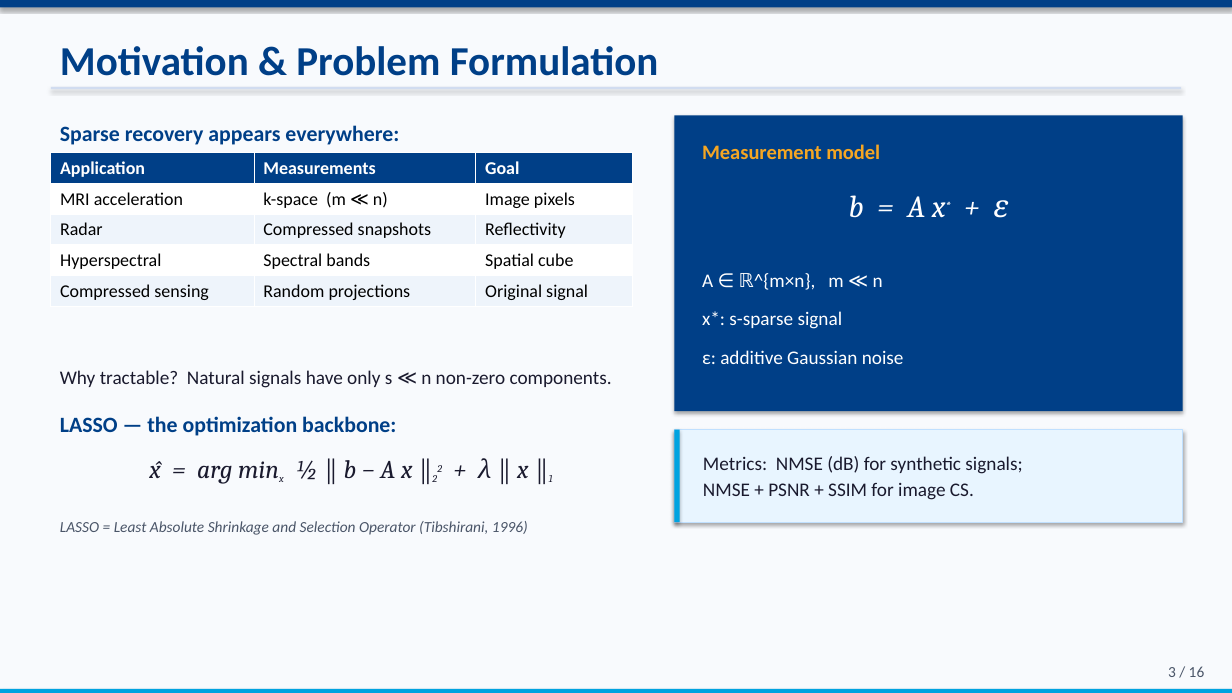
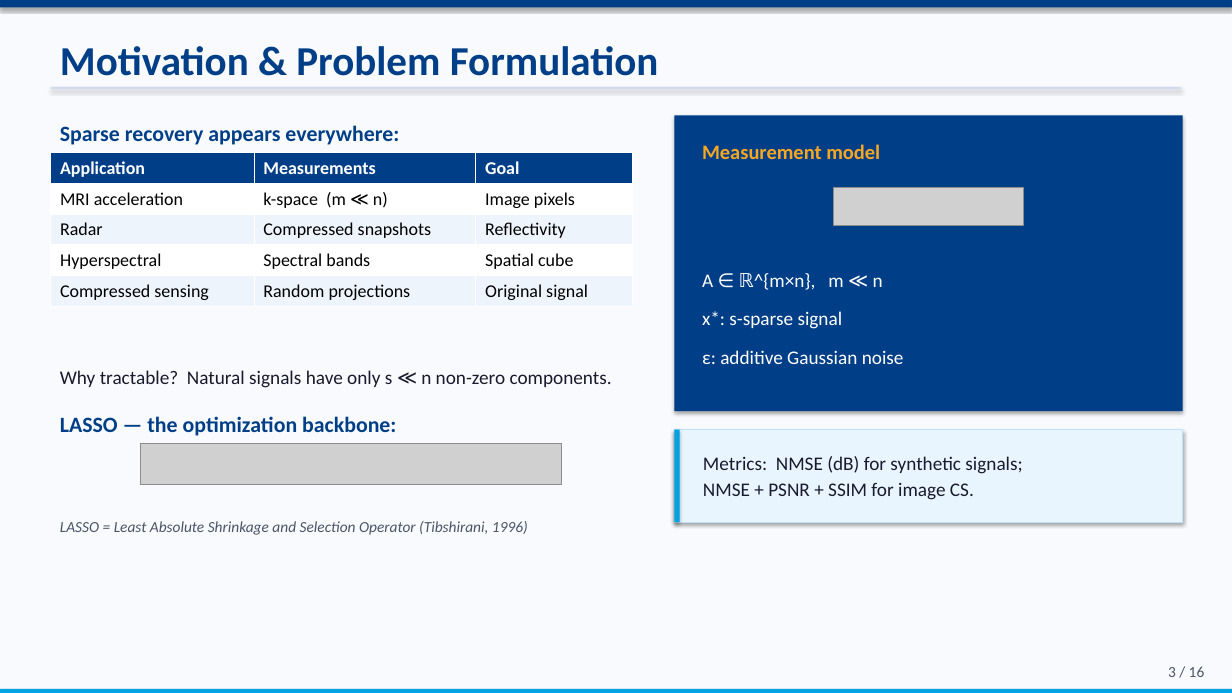
Before and after one commit to ThEpiCake/hyperlista-mbdl, a slide deck: slide 3 of submission/MBDL_Seminar_Presentation.pptx. Drawn at 1232x693 pixels with LibreOffice and Linux fonts; fonts in the diff are those of the drawing; grey boxes stand for pictures. Boxes give left, top, right and bottom in pixels: in the first picture for what was removed or moved away, otherwise in the second. Text is boxed around its words. In the diff, an @@ line names an element or a change of style, - is before the commit and + after.

```diff
--- a/submission/MBDL_Seminar_Presentation.pptx
+++ b/submission/MBDL_Seminar_Presentation.pptx
@@ picture added at bbox=[834, 188, 1024, 226] @@
@@ text removed at bbox=[849, 195, 1008, 218] @@
-b = A x* + ε
@@ picture added at bbox=[140, 444, 562, 485] @@
@@ text removed at bbox=[149, 458, 553, 483] @@
-x̂ = arg minx ½ ‖ b − A x ‖22 + λ ‖ x ‖1
```
Also in this commit, not shown: 5 other slides changed, 1 other file.
